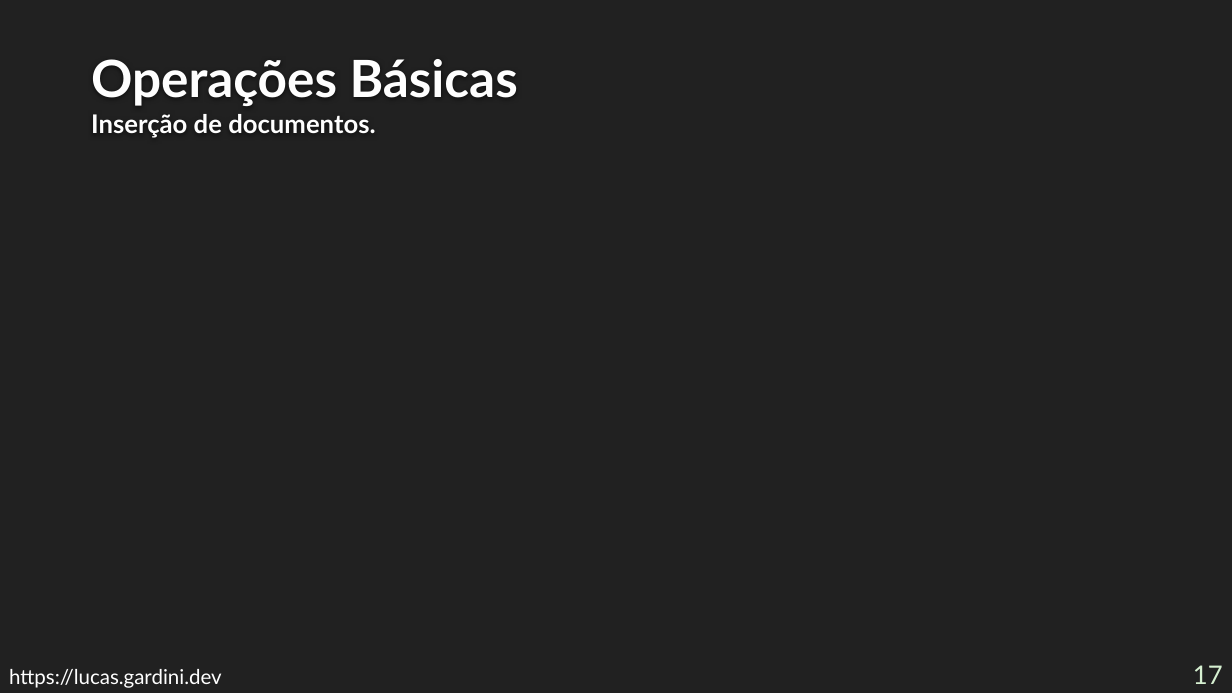
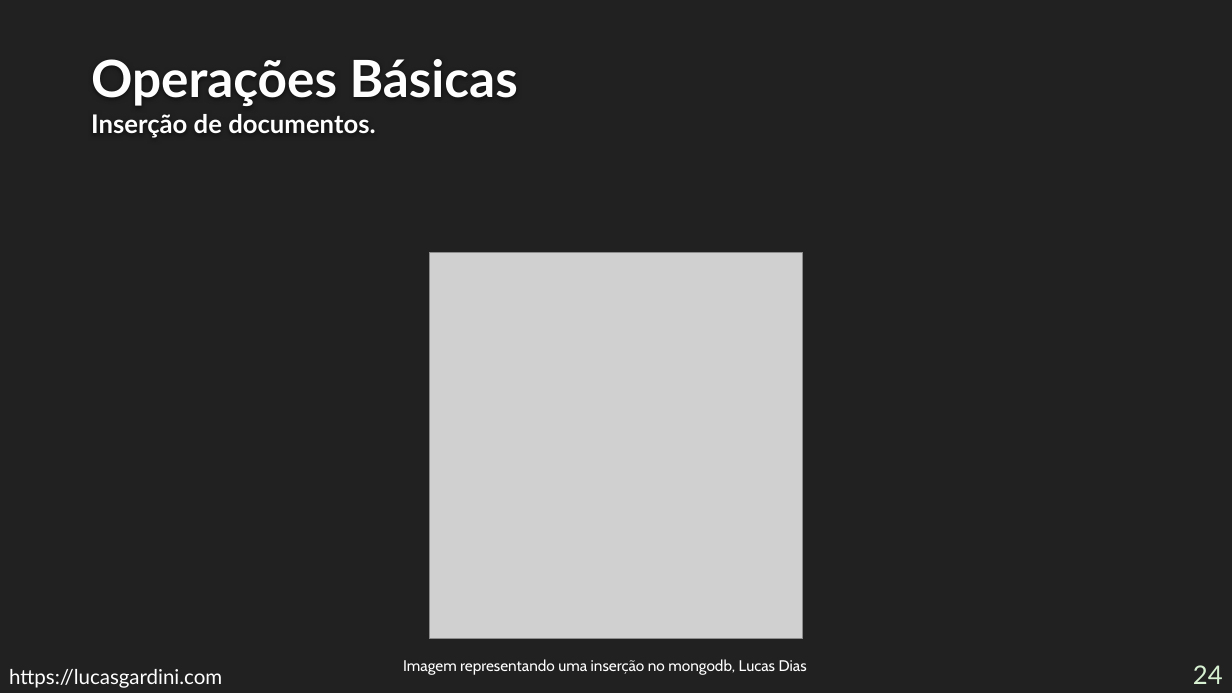
Before and after one commit to Lucas-Gardini/IFSP-ADS-BD2, a slide deck: slide 24 of mongodb/minicurso-mongodb.pptx (slide 17 before the commit). Drawn at 1232x693 pixels with LibreOffice and Linux fonts; fonts in the diff are those of the drawing; grey boxes stand for pictures; background and template pictures are left out. Boxes give left, top, right and bottom in pixels: in the first picture for what was removed or moved away, otherwise in the second. Text is boxed around its words. In the diff, an @@ line names an element or a change of style, - is before the commit and + after.

```diff
--- a/mongodb/minicurso-mongodb.pptx
+++ b/mongodb/minicurso-mongodb.pptx
@@ picture added at [430,252,802,640] @@
@@ text added at [403,659,807,675], 12 pt, text #FFFFFF @@
+Imagem representando uma inserção no mongodb, Lucas Dias
@@ text at [9,669,222,688]: text changed @@
-https://lucas.gardini.dev
+https://lucasgardini.com
@@ page number at [1193,665,1223,684]: text changed @@
-17
+24
```
Also in this commit, not shown: 31 other slides changed, 19 slides added, 5 slides removed.
